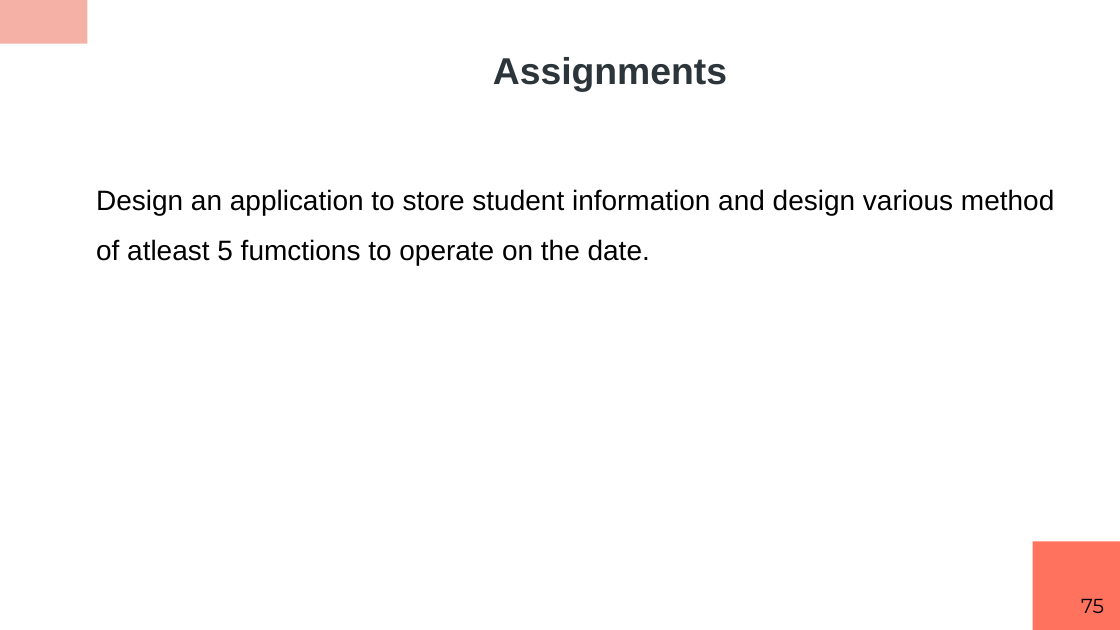
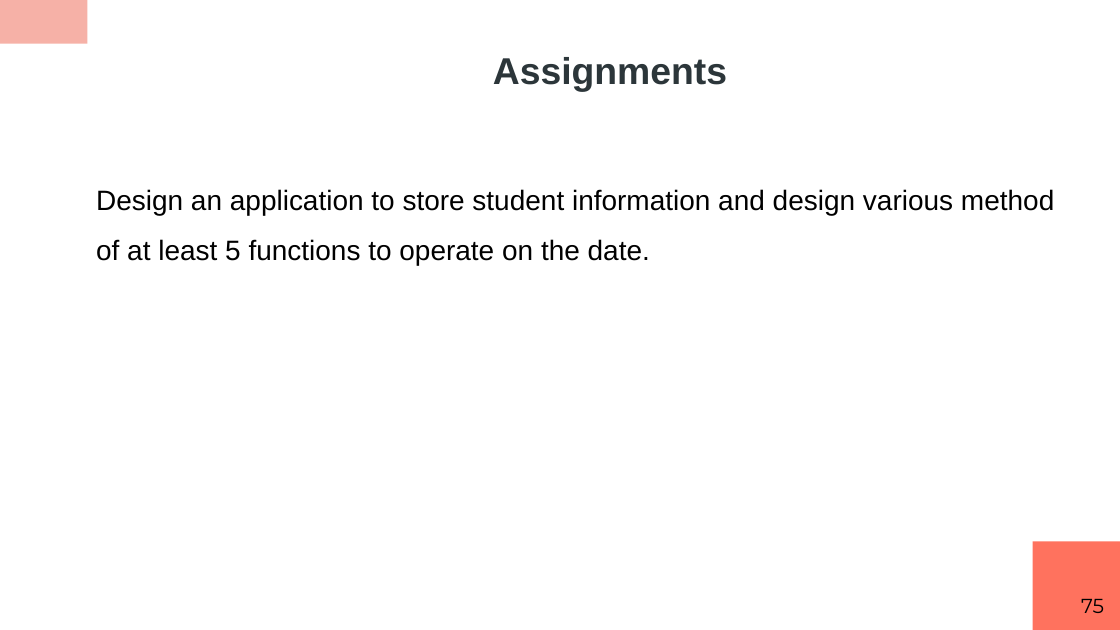
Before and after one commit to RashmivernekarN/ai_with_python_keonics, a slide deck: slide 75 of module2/ppt/Python Scripting.pptx. Drawn at 1120x630 pixels with LibreOffice and Linux fonts; fonts in the diff are those of the drawing. Boxes give left, top, right and bottom in pixels: in the first picture for what was removed or moved away, otherwise in the second. Text is boxed around its words. In the diff, an @@ line names an element or a change of style, - is before the commit and + after.

```diff
--- a/module2/ppt/Python Scripting.pptx
+++ b/module2/ppt/Python Scripting.pptx
@@ text at (96,189,1054,265): text changed @@
-Design an application to store student information and design various method of atleast 5 fumctions to operate on the date.
+Design an application to store student information and design various method of at least 5 functions to operate on the date.
```
Also in this commit, not shown: 4 other files.
